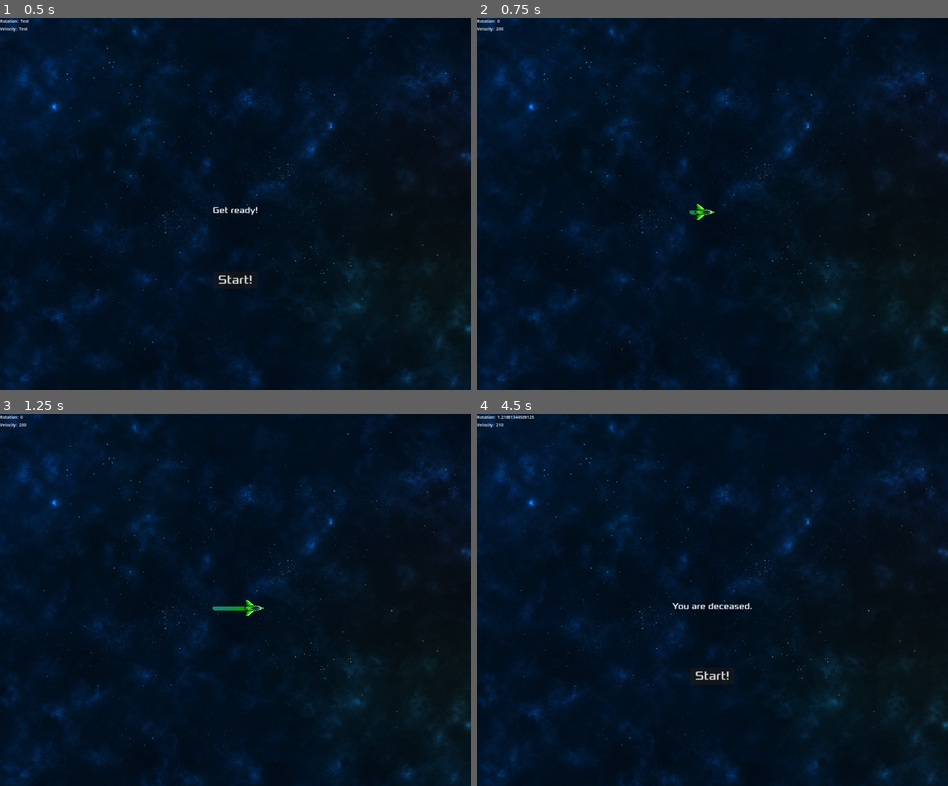
Above: before the commit, frames 1-4 (two rows, left to right).
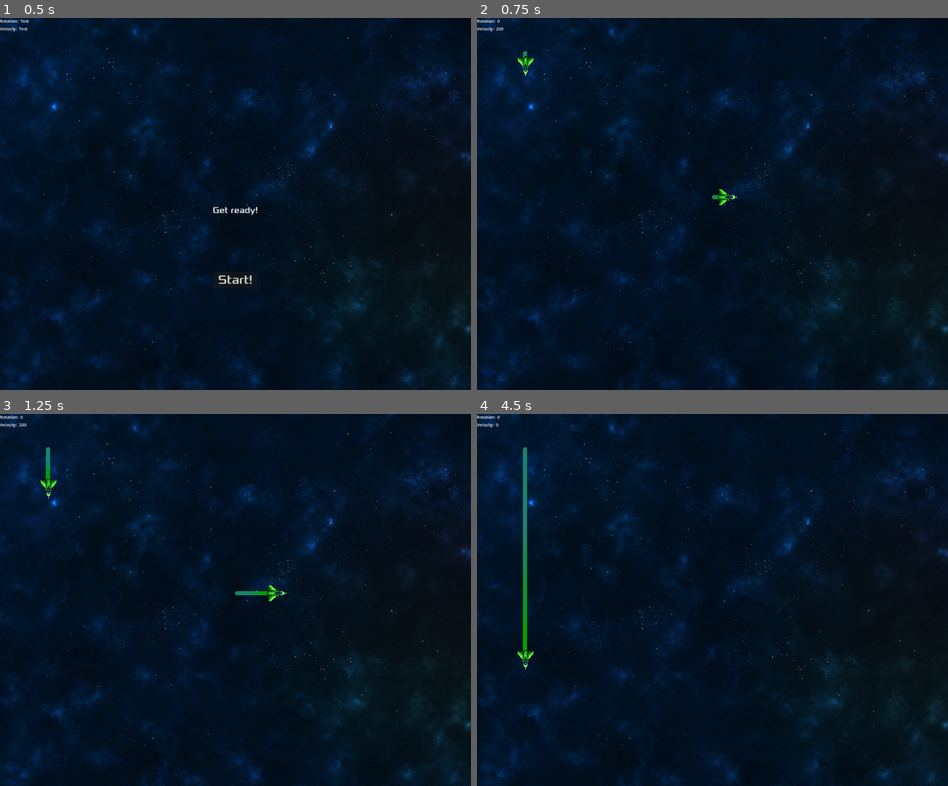
Above: after the commit, the same moments.

Repository: kanobi/kacha
Game: Godot game, scene res://scenes/main/main.tscn
The game is run twice, just before and just after one commit, with the same random seed, the same clock (stepped at 60 frames per second) and the same inputs.
Inputs (mouse positions are in pixels of both pictures, inside the frame that each line leads up to):
- Up to frame 1 (0.5 s): no input
- Up to frame 2 (0.75 s): click "Start!" at 0.5 s
- Up to frame 3 (1.25 s): no input
- Up to frame 4 (4.5 s): hold Right (right) 1.28-2.03 s; hold Down (down) 2.03-2.75 s; click (712, 674) at 2.75 s, where only the run before the commit has a clickable "Start!"; hold Right (right) 3.53-4.28 s; hold Up (up) from 4.28 s (still down)

Frame 1 is identical in both runs. In frame 2, 0.3% of the frame differs, in the area x 8-56%, y 8-55%; in frame 3, 0.5%; in frame 4, 0.9%, in the area x 4-59%, y 0-72%.

Commit message:
handle multiple players

Diff:
--- a/project.godot
+++ b/project.godot
@@ -48,6 +48,26 @@
 "events": [Object(InputEventKey,"resource_local_to_scene":false,"resource_name":"","device":0,"window_id":0,"alt_presse …(181 unchanged characters)…
 ]
 }
+left1={
+"deadzone": 0.5,
+"events": [Object(InputEventKey,"resource_local_to_scene":false,"resource_name":"","device":-1,"window_id":0,"alt_pressed":false,"shift_pressed":false,"ctrl_pressed":false,"meta_pressed":false,"pressed":false,"keycode":0,"physical_keycode":65,"key_label":0,"unicode":97,"echo":false,"script":null)
+]
+}
+right1={
+"deadzone": 0.5,
+"events": [Object(InputEventKey,"resource_local_to_scene":false,"resource_name":"","device":-1,"window_id":0,"alt_pressed":false,"shift_pressed":false,"ctrl_pressed":false,"meta_pressed":false,"pressed":false,"keycode":0,"physical_keycode":68,"key_label":0,"unicode":100,"echo":false,"script":null)
+]
+}
+up1={
+"deadzone": 0.5,
+"events": [Object(InputEventKey,"resource_local_to_scene":false,"resource_name":"","device":-1,"window_id":0,"alt_pressed":false,"shift_pressed":false,"ctrl_pressed":false,"meta_pressed":false,"pressed":false,"keycode":0,"physical_keycode":87,"key_label":0,"unicode":119,"echo":false,"script":null)
+]
+}
+down1={
+"deadzone": 0.5,
+"events": [Object(InputEventKey,"resource_local_to_scene":false,"resource_name":"","device":-1,"window_id":0,"alt_pressed":false,"shift_pressed":false,"ctrl_pressed":false,"meta_pressed":false,"pressed":false,"keycode":0,"physical_keycode":83,"key_label":0,"unicode":115,"echo":false,"script":null)
+]
+}
 
 [rendering]
 
--- a/scenes/main/main.gd
+++ b/scenes/main/main.gd
@@ -1,6 +1,8 @@
 extends Node2D
 
-var is_playing
+@export var amount_of_players = 2
+var current_player_count: int
+var ship_scene = preload("res://scenes/ship/ship.tscn")
 
 func process_hud():
 	var text_1 = 0
@@ -12,39 +14,53 @@
 	$Hud.set_text_11(text_1)
 	$Hud.set_text_21(text_2)
 
-func process_keys():
-	if Input.is_action_pressed("exit"):
-		get_tree().quit()
+func spawn_players(amount):
+	if amount > $SpawnPositions.get_child_count():
+		print("no")
+		return
+	for i in range(amount):
+		var spawn_position = $SpawnPositions.get_child(i)
+		var player_ship = ship_scene.instantiate()
+		add_child(player_ship)
+		player_ship.player_id = i
+		player_ship.position = spawn_position.position
+		player_ship.rotation = spawn_position.rotation
+		player_ship.spawn()
+		player_ship.death.connect(_on_ship_death)
 
 func new_game():
 	print("new game")
 	$Music/MenuMusic.stop()
-	$Music/GameMusic.play()
+	#$Music/GameMusic.play()
 	$StartTimer.start()
+	current_player_count = amount_of_players
 
 func restart_game():
 	print("restart")
-	is_playing = false
+	set_process(false)
 	$Music/GameMusic.stop()
-	$Music/MenuMusic.play()
+	#$Music/MenuMusic.play()
 	$Hud.show_game_over()
 
 func _ready():
-	is_playing = false
+	set_process(false)
+
+func _input(event):
+	if event.is_action_pressed("exit"):
+		get_tree().quit()
 
 func _process(delta):
-	if not is_playing:
-		return
-	process_keys()
 	process_hud()
 
 func _on_hud_start_game():
 	new_game()
 
 func _on_ship_death():
-	restart_game()
+	current_player_count -= 1
+	if current_player_count == 0:
+		restart_game()
 
 func _on_start_timer_timeout():
 	print("playing")
-	is_playing = true
-	$Ship.spawn()
+	set_process(true)
+	spawn_players(amount_of_players)
--- a/scenes/main/main.tscn
+++ b/scenes/main/main.tscn
@@ -1,8 +1,7 @@
-[gd_scene load_steps=7 format=3 uid="uid://bxpbey6q8kuqe"]
+[gd_scene load_steps=6 format=3 uid="uid://bxpbey6q8kuqe"]
 
 [ext_resource type="Texture2D" uid="uid://cqbmy0jwv8kl0" path="res://img/background_02_parallax_01_mid.png" id="1_np6ke"]
 [ext_resource type="Script" path="res://scenes/main/main.gd" id="1_vg77q"]
-[ext_resource type="PackedScene" uid="uid://26qq0oh4y7pi" path="res://scenes/ship/ship.tscn" id="2_hgck7"]
 [ext_resource type="PackedScene" uid="uid://c4fpiqswdtpn2" path="res://scenes/hud/hud.tscn" id="4_rry50"]
 [ext_resource type="AudioStream" uid="uid://bddo8dp4o3rlw" path="res://sound/Neon Laser Horizon.mp3" id="6_jde2b"]
 [ext_resource type="AudioStream" uid="uid://savpkl85rlkk" path="res://sound/Newer Wave.mp3" id="7_hqhuw"]
@@ -14,8 +13,25 @@
 position = Vector2(913, 722)
 texture = ExtResource("1_np6ke")
 
-[node name="Ship" parent="." instance=ExtResource("2_hgck7")]
-position = Vector2(828, 754)
+[node name="SpawnPositions" type="Node2D" parent="."]
+
+[node name="position1" type="Marker2D" parent="SpawnPositions"]
+position = Vector2(916, 696)
+
+[node name="position2" type="Marker2D" parent="SpawnPositions"]
+position = Vector2(188, 132)
+rotation = 1.5708
+
+[node name="position3" type="Marker2D" parent="SpawnPositions"]
+position = Vector2(1556, 156)
+rotation = 3.14159
+
+[node name="position4" type="Marker2D" parent="SpawnPositions"]
+position = Vector2(220, 1304)
+
+[node name="position5" type="Marker2D" parent="SpawnPositions"]
+position = Vector2(1572, 1296)
+rotation = -1.5708
 
 [node name="Hud" parent="." instance=ExtResource("4_rry50")]
 
@@ -34,6 +50,5 @@
 [node name="GameMusic" type="AudioStreamPlayer" parent="Music"]
 stream = ExtResource("7_hqhuw")
 
-[connection signal="death" from="Ship" to="." method="_on_ship_death"]
 [connection signal="start_game" from="Hud" to="." method="_on_hud_start_game"]
 [connection signal="timeout" from="StartTimer" to="." method="_on_start_timer_timeout"]
--- a/scenes/ship/ship.gd
+++ b/scenes/ship/ship.gd
@@ -6,66 +6,64 @@
 
 @export var trail_scene: PackedScene
 
+var player_id: int
 var trail_line: Node
-var player_trail: Node
 var trail_node: Node
-var is_alive
 var screen_size
 var previous_position
 
 signal death
 
-
 func spawn():
 	print("Spawned!")
-	is_alive = true
-	position = Vector2(828, 754)
 	trail_node = trail_scene.instantiate()
-	player_trail = trail_node.get_node("PlayerTrail")
-	trail_line = trail_node.get_node("PlayerTrail/TrailLine")
 	add_child(trail_node)
-	show()
+	trail_line = trail_node.get_node("TrailLine")
+	set_process(true)
 
 func handle_death():
 	print("Got hit!")
 	death.emit()
-	is_alive = false
+	set_process(false)
 	velocity = Vector2(1, 0)
 
 	trail_node.queue_free()
-	previous_position = null
-
-	hide()
+	queue_free()
 
 func update_trail():
 	var spawner_position = $TrailSpawner.global_position
 	var new_collision_segment = StaticBody2D.new()
 	var new_collision_shape = CollisionShape2D.new()
 
+	# Draw line
 	trail_line.add_point(spawner_position)
 
+	# Add collision
+	var new_segment = SegmentShape2D.new()
 	# To prevent small un-marked collision line at the start
-	var new_segment = SegmentShape2D.new()
 	if previous_position:
 		new_segment.a = previous_position
 		new_segment.b = spawner_position
 
 	new_collision_shape.shape = new_segment
 	new_collision_segment.add_child(new_collision_shape)
-	player_trail.add_child(new_collision_segment)
+	trail_node.add_child(new_collision_segment)
 	previous_position = spawner_position
 
 func _ready():
-	hide()
-	is_alive = false
 	velocity = Vector2(0, 0)
 	screen_size = get_viewport_rect().size
 
 func _process(delta):
-	if not is_alive:
-		return
-
-	var rotation_direction = Input.get_axis("left", "right")
+	# TODO: find better way of handling input
+	var rotation_direction
+	match player_id:
+		0:
+			rotation_direction = Input.get_axis("left", "right")
+		1:
+			rotation_direction = Input.get_axis("left1", "right1")
+		_:
+			rotation_direction = Vector2(1,1)
 	var speed_input = Input.get_axis("down", "up")
 
 	speed += speed_input * delta * accel
--- a/scenes/trail/trail.tscn
+++ b/scenes/trail/trail.tscn
@@ -7,9 +7,7 @@
 
 [node name="Trail" type="Node"]
 
-[node name="PlayerTrail" type="Node2D" parent="." groups=["player_trail_grp"]]
-
-[node name="TrailLine" type="Line2D" parent="PlayerTrail" groups=["trail_line_grp"]]
+[node name="TrailLine" type="Line2D" parent="."]
 show_behind_parent = true
 position = Vector2(-1, 0)
 width = 16.0
